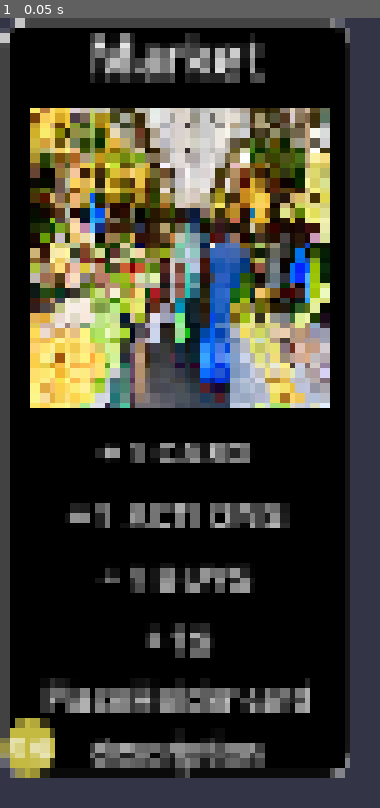
Above: before the commit, frame 1.
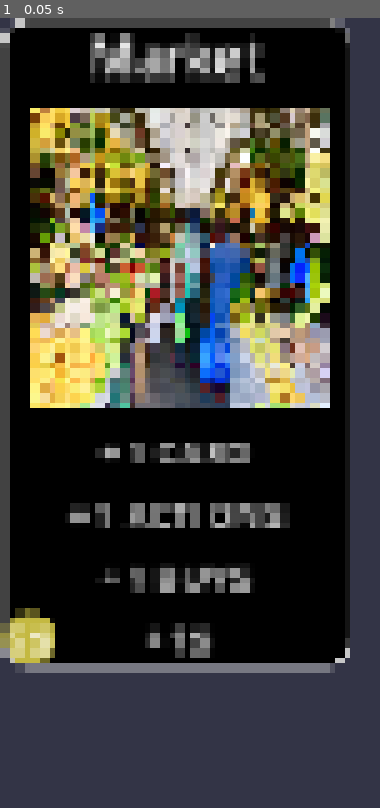
Above: after the commit, the same moment.

Repository: FrostberryGames/Dumbinion
Game: Godot game, scene res://Scenes/Cards/market.tscn
Two runs of this game, one before a commit and one after it. Both use one fixed random seed, a clock stepped at 60 frames per second and the inputs below. This scene is started directly instead of the project's main scene.
Inputs:
- Up to frame 1 (0.05 s): no input

The runs differ from the first frame. In frame 1, 13% of the frame differs, in the area x 0-93%, y 74-97%.

Commit message:
update market description

Diff:
--- a/Scenes/Cards/market.tscn
+++ b/Scenes/Cards/market.tscn
@@ -5,6 +5,7 @@
 
 [node name="Market" instance=ExtResource("1_78yvq")]
 anchors_preset = 0
+grow_horizontal = 1
 cards = 1
 actions = 1
 buys = 1
@@ -17,5 +18,8 @@
 [node name="TextureRect" parent="VBoxContainer/MarginContainer" index="0"]
 texture = ExtResource("2_hoeaa")
 
+[node name="CardDesc" parent="VBoxContainer" index="3"]
+text = ""
+
 [node name="CardCost" parent="." index="1"]
 text = "5$"
